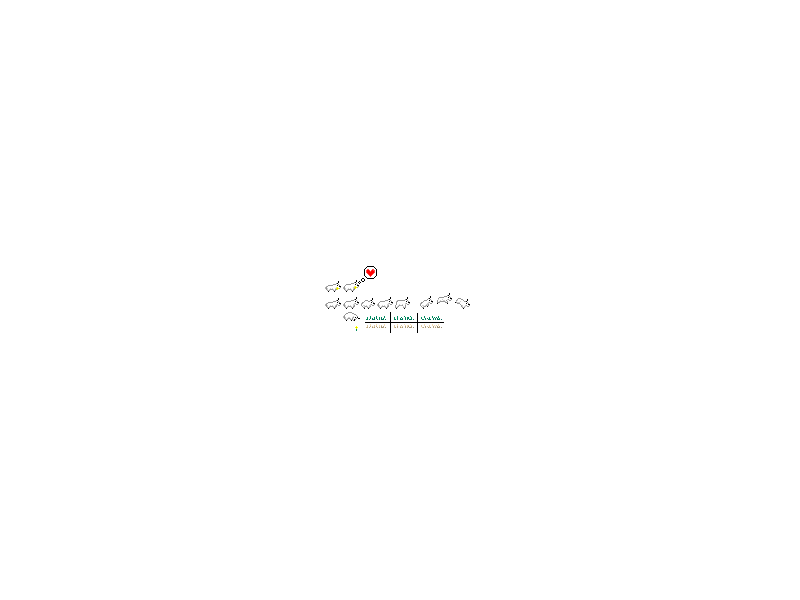
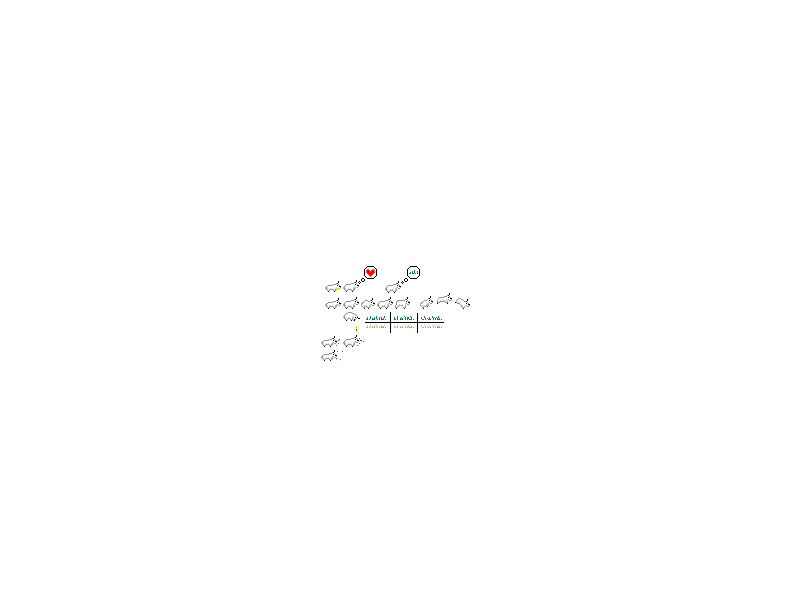
Layer changes from the first 800px x 600px image to the second:
painted on "Background" over 321, 266, 420, 361
